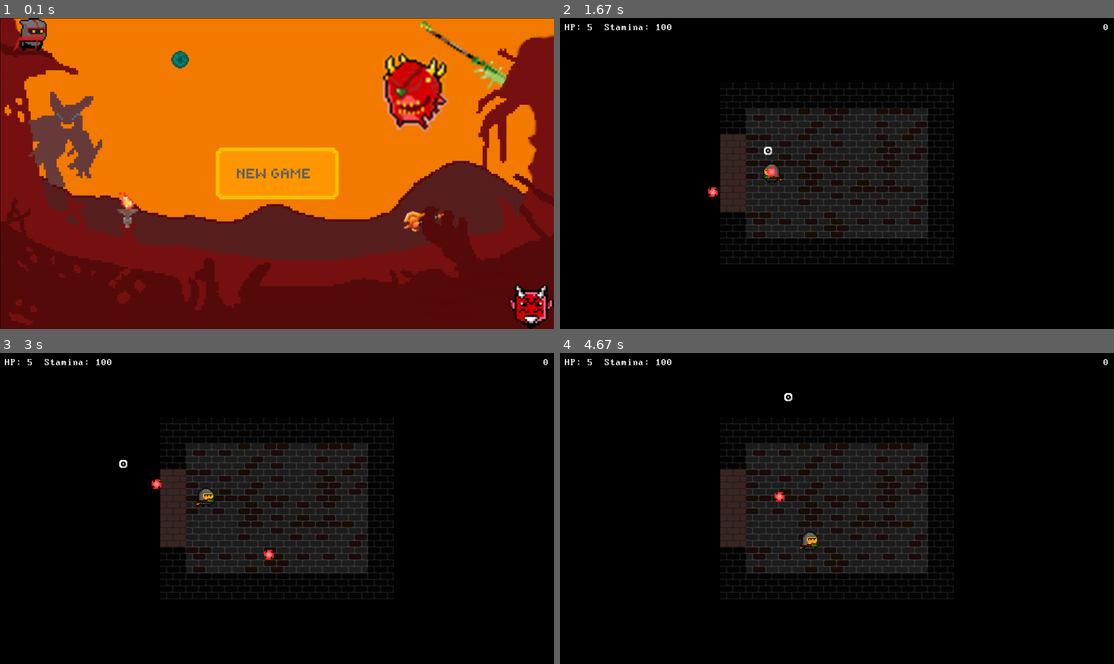
Above: before the commit, frames 1-4 (two rows, left to right).
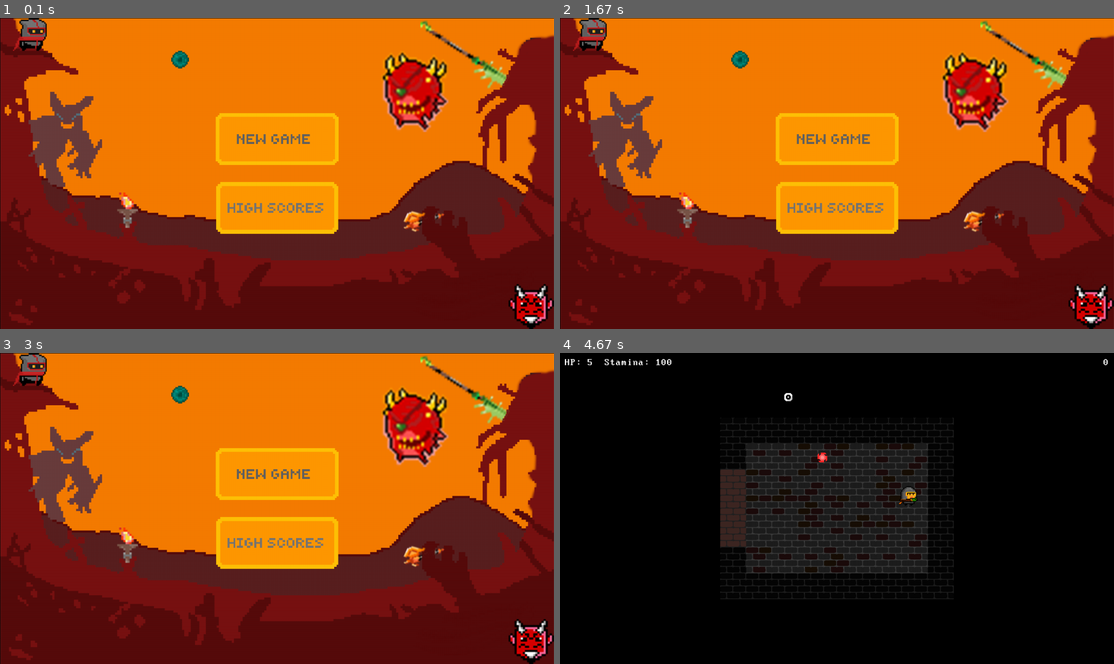
Above: after the commit, the same moments.

Repository: VladislavTuzov/PyGame
Game: pygame game, started from main.pyw
Two runs of this game, one before a commit and one after it. Both use one fixed random seed, a clock stepped at 60 frames per second and the inputs below.
Inputs (mouse positions are in pixels of both pictures, inside the frame that each line leads up to):
- Up to frame 1 (0.1 s): no input
- Up to frame 2 (1.67 s): press the mouse at (837, 173) at 0.37 s; move the mouse to (848, 192) at 0.47 s; release the mouse at (859, 210) at 0.6 s; hold Left 0.67-1.2 s; move the mouse to (687, 157) at 0.7 s; click (659, 217) at 1.28 s; hold Down from 1.57 s (still down); click (764, 151) at 1.65 s
- Up to frame 3 (3 s): release Down at 1.87 s; hold Left 1.9-2.3 s; click (94, 604) at 1.98 s; hold Up 2.33-2.7 s; click (481, 614) at 2.42 s; hold Right from 2.73 s (still down); click (121, 464) at 2.82 s
- Up to frame 4 (4.67 s): release Right at 3.37 s; hold Down 3.4-3.77 s; click (920, 402) at 3.48 s; hold Left 3.8-4.27 s; click (792, 489) at 3.88 s; hold Right from 4.3 s (still down); click (787, 396) at 4.38 s

The runs differ from the first frame. In frame 1, 7.0% of the frame differs, in the area x 38-62%, y 30-70%; in frame 2, 100%, in the area x 0-100%, y 0-100%; in frame 3, 100%; in frame 4, 0.4%.

Commit message:
high scores (per points), menu after die

Diff:
--- /dev/null
+++ b/db.py
@@ -0,0 +1,24 @@
+import os
+import os.path
+import shelve
+
+
+def save(points):
+    with shelve.open("data/data", flag="c") as data:
+        table = data.get("points")
+        if table is not None:
+            if int(min(table, key=int)) < points.value:
+                table.append(str(points))
+            data["points"] = sorted(table, key=int, reverse=True)[:10]
+        else:
+            data["points"] = [str(points)]
+
+
+def extract():
+    with shelve.open("data/data") as data:
+        table = data.get("points")
+    return table
+
+
+if not os.path.exists("data"):
+    os.mkdir("data")
--- a/gameplay.py
+++ b/gameplay.py
@@ -16,6 +16,7 @@
     ExitPseudoError, HeroDeath
 )
 from classes.interface import MenuButton
+import db
 import helpers
 
 
@@ -28,6 +29,7 @@
             level = play_level(screen, font, cursor, hero, level, location, points)
         except HeroDeath as e:
             gameover_screen(*e.args)
+            db.save(points)
             return
 
 
--- a/main.pyw
+++ b/main.pyw
@@ -27,15 +27,17 @@
     hero.add_weapon(BasketBall())
     hero.add_weapon(Broom())
 
-    try:
-        menu.menu_screen(screen)
-    except NewGamePseudoError:
+    while True:
         try:
-            pygame.mouse.set_visible(False)
-            cursor = CustomCursor(config.CURSOR_FILENAME)
-            gameplay.play(screen, font, cursor, hero)
-        except ExitPseudoError:
-            pass
+            pygame.mouse.set_visible(True)
+            menu.menu_screen(screen, font)
+        except NewGamePseudoError:
+            try:
+                pygame.mouse.set_visible(False)
+                cursor = CustomCursor(config.CURSOR_FILENAME)
+                gameplay.play(screen, font, cursor, hero)
+            except ExitPseudoError:
+                continue
 
     pygame.quit()
 
--- a/menu.py
+++ b/menu.py
@@ -2,31 +2,16 @@
 
 import pygame
 
-from config import FPS, SCREEN_CENTER
+from config import FPS, SCREEN_CENTER_X, SCREEN_CENTER_Y
 from classes.interface import MenuButton
 from classes.exceptions import ExitPseudoError, NewGamePseudoError
+import db
 
 
-def menu_screen(screen):
-    pygame.mixer.music.load('source/music/menu.wav')
+def menu_screen(screen, font):
+    new_game_button, high_scores_button = draw_menu(screen)
 
-    clock = pygame.time.Clock()
-
-    screen_rect = screen.get_rect()
-    screen_width, screen_height = screen_rect.size
-
-    background = pygame.image.load('source/menu.png')
-    new_game_button = MenuButton('new_game', SCREEN_CENTER)
-
-    pygame.mixer.music.play(loops=-1, fade_ms=10000)
-
-    screen.blit(background, (1, 1))
-    screen.blit(new_game_button.image, new_game_button.rect)
-
-    pygame.display.flip()
-
-    running = True
-    while running:
+    while True:
         for event in pygame.event.get():
             if (event.type == pygame.QUIT
                     or event.type == pygame.KEYDOWN and event.key == pygame.K_ESCAPE):
@@ -34,4 +19,63 @@
             elif event.type == pygame.MOUSEBUTTONDOWN:
                 if new_game_button.collidepoint(event.pos):
                     pygame.mixer.music.fadeout(5000)
-                    raise NewGamePseudoError('start new game')
+                    raise NewGamePseudoError("New game")
+                elif high_scores_button.collidepoint(event.pos):
+                    high_scores_screen(screen, font)
+                    draw_menu(screen)
+
+
+def draw_menu(screen):
+    pygame.mixer.music.load("source/music/menu.wav")
+
+    screen_rect = screen.get_rect()
+    screen_width, screen_height = screen_rect.size
+
+    background = pygame.image.load("source/menu.png")
+
+    shift = MenuButton("new_game", (0, 0)).rect.height // 1.5
+
+    new_game_button = MenuButton(
+        "new_game", (SCREEN_CENTER_X, SCREEN_CENTER_Y - shift))
+    high_scores_button = MenuButton(
+        "high_scores", (SCREEN_CENTER_X, SCREEN_CENTER_Y + shift))
+
+    pygame.mixer.music.play(loops=-1, fade_ms=10000)
+
+    screen.blit(background, (1, 1))
+    screen.blit(new_game_button.image, new_game_button.rect)
+    screen.blit(high_scores_button.image, high_scores_button.rect)
+
+    pygame.display.flip()
+
+    return new_game_button, high_scores_button
+
+
+def high_scores_screen(screen, font):
+    table = db.extract()
+    if table is None:
+        table = ["no points yet"]
+
+    screen.fill("black")
+
+    font_height = font.render("17000", True, "white")\
+                      .get_rect()\
+                      .height
+
+    height = len(table)
+    total_height = font_height * (height * 2 - 1)
+    start_y = SCREEN_CENTER_Y - total_height // 2 + font_height // 2
+
+    for i, value in enumerate(table):
+        surface = font.render(value, True, "white")
+        rect = surface.get_rect()
+        rect.centerx = SCREEN_CENTER_X
+        rect.centery = start_y + font_height * i * 2
+        screen.blit(surface, rect)
+
+    pygame.display.flip()
+
+    while True:
+        for event in pygame.event.get():
+            if event.type == pygame.KEYDOWN and event.key == pygame.K_ESCAPE:
+                return
Not shown, changed: README.md
Binary file added: source/buttons/high_scores.png
Not shown, changed: .gitignore
